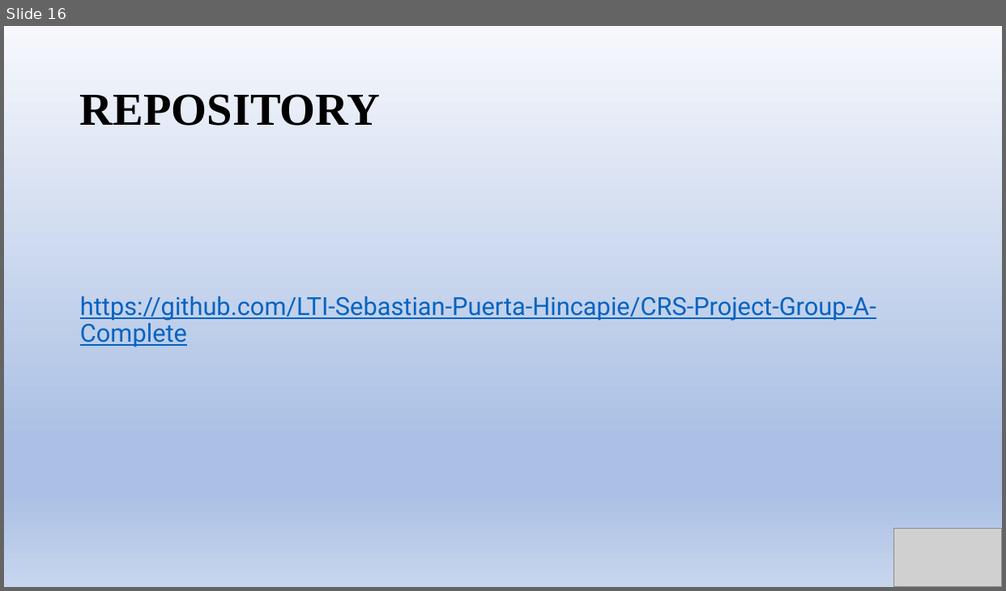
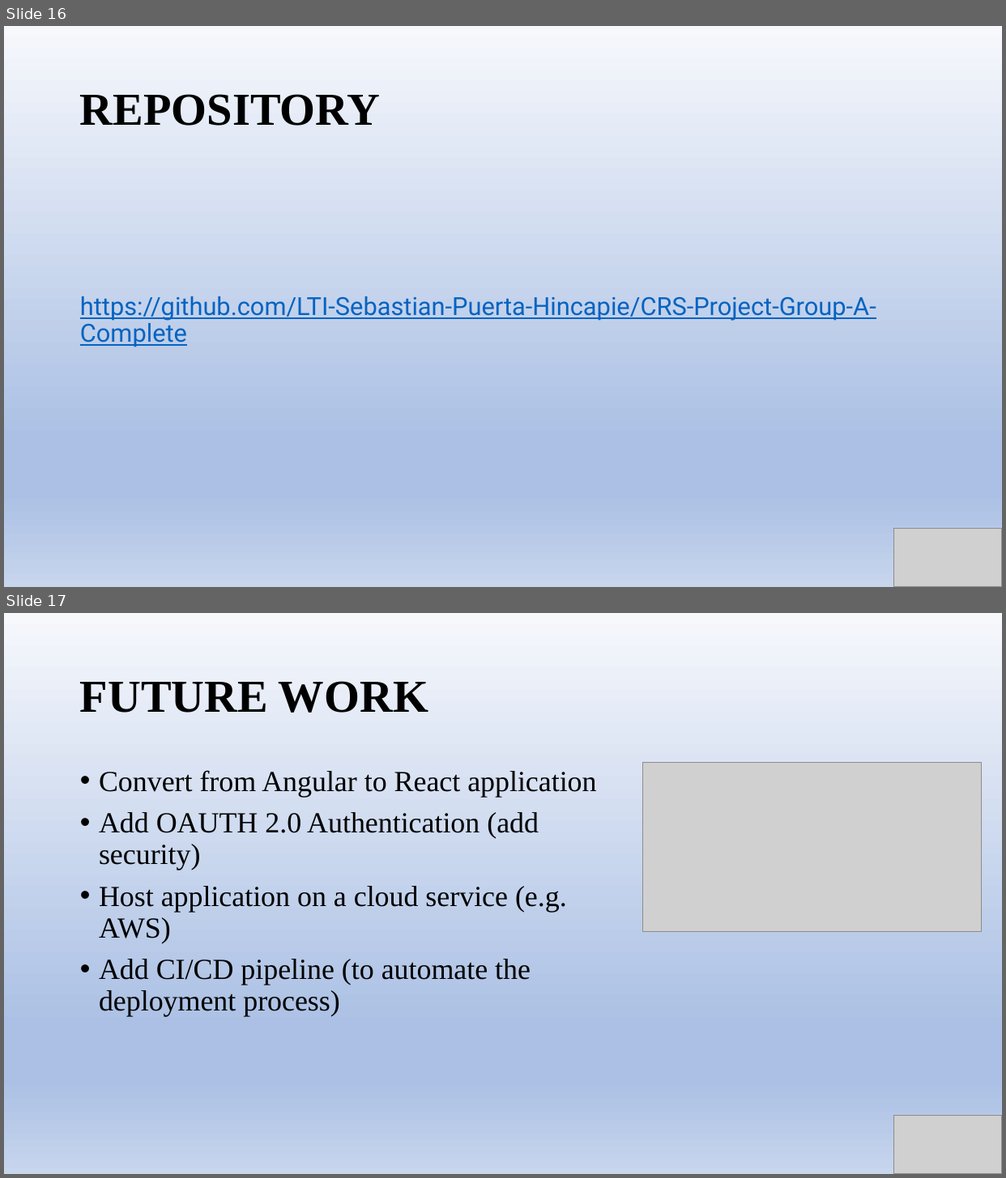
Before and after one commit to LTI-Sebastian-Puerta-Hincapie/CRS-Project-Group-A-Complete, a slide deck: CRS-GROUP-A.pptx. Shown one above the other, each under a label of ours: slide 16 before the commit, slides 16 and 17 after it. The pictures are 1006x591 and 1006x1178 pixels, drawn with LibreOffice and Linux fonts; fonts in the diff are those of the drawing; grey boxes stand for pictures. Boxes give left, top, right and bottom in pixels: in the first picture for what was removed or moved away, otherwise in the second. Text is boxed around its words. In the diff, an @@ line names an element or a change of style, - is before the commit and + after.

```diff
--- a/CRS-GROUP-A.pptx
+++ b/CRS-GROUP-A.pptx
@@ slide 17 added at bbox=[4, 613, 1002, 1174], background gradient #F6F8FC to #ABC0E4 to #C7D5ED @@
@@ title added at bbox=[80, 681, 428, 713], 44 pt, text #000000, bold @@
+FUTURE WORK
@@ text added at bbox=[99, 770, 596, 1017], 28 pt, text #000000 @@
+• Convert from Angular to React application
+• Add OAUTH 2.0 Authentication (add security)
+• Host application on a cloud service (e.g. AWS)
+• Add CI/CD pipeline (to automate the deployment process)
@@ picture added at bbox=[642, 763, 982, 932] @@
@@ picture added at bbox=[894, 1116, 1002, 1174] @@
```
Also in this commit, not shown: 3 slides changed, 1 other slide added.
